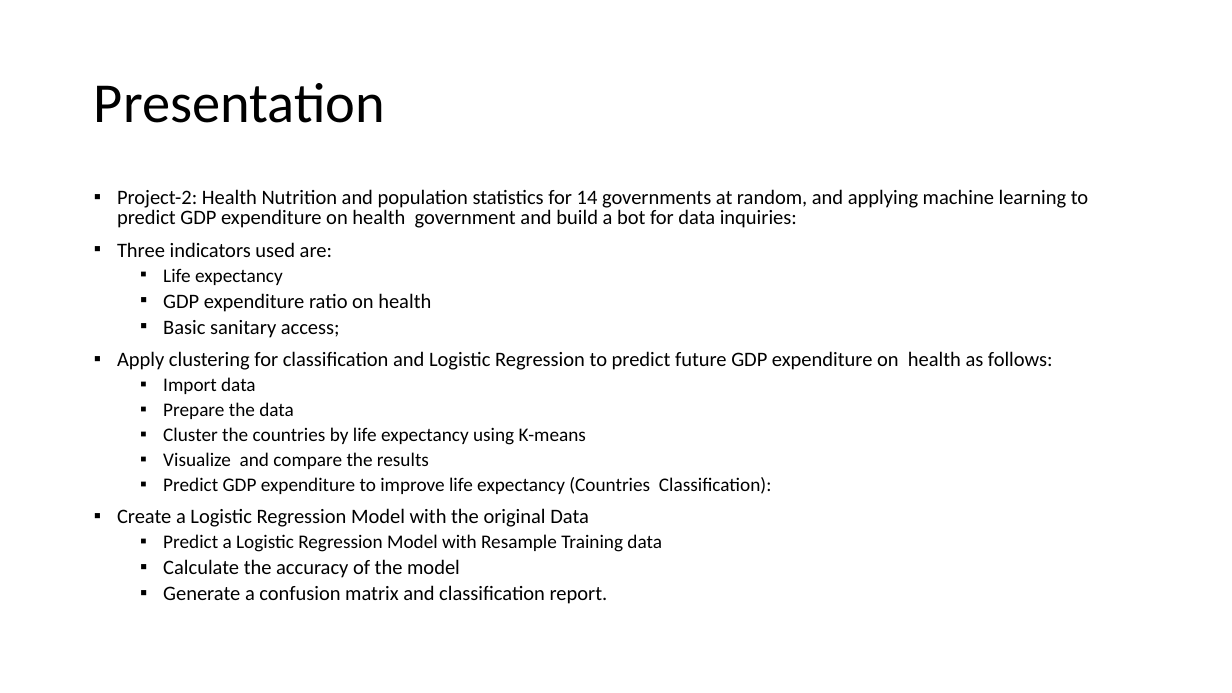
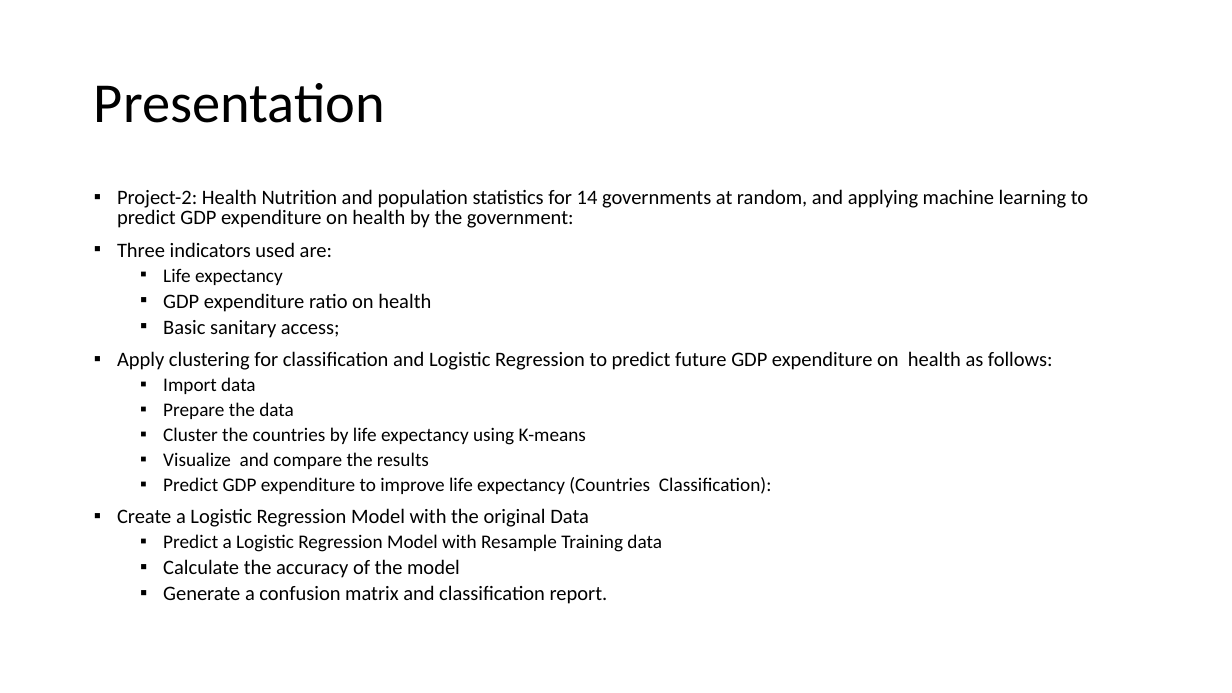
Before and after one commit to akane2518/Project-2, a slide deck: slide 3 of Presentation.pptx. Drawn at 1232x693 pixels with LibreOffice and Linux fonts; fonts in the diff are those of the drawing. Boxes give left, top, right and bottom in pixels: in the first picture for what was removed or moved away, otherwise in the second. Text is boxed around its words. In the diff, an @@ line names an element or a change of style, - is before the commit and + after.

```diff
--- a/Presentation.pptx
+++ b/Presentation.pptx
@@ text at (117, 189, 1089, 228): text changed @@
-▪ Project-2: Health Nutrition and population statistics for 14 governments at random, and applying machine learning to predict GDP expenditure on health government and build a bot for data inquiries:
+▪ Project-2: Health Nutrition and population statistics for 14 governments at random, and applying machine learning to predict GDP expenditure on health by the government:
```
